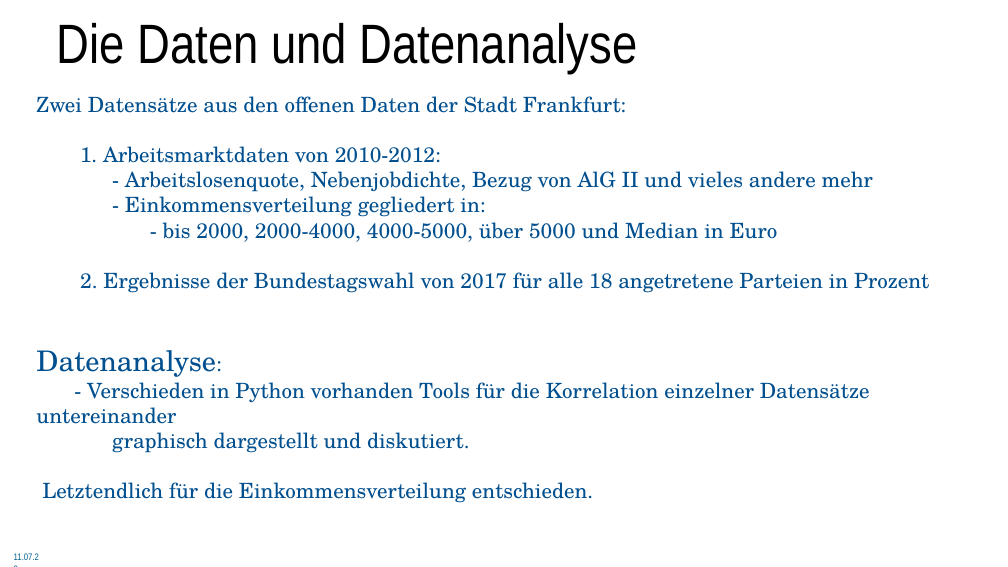
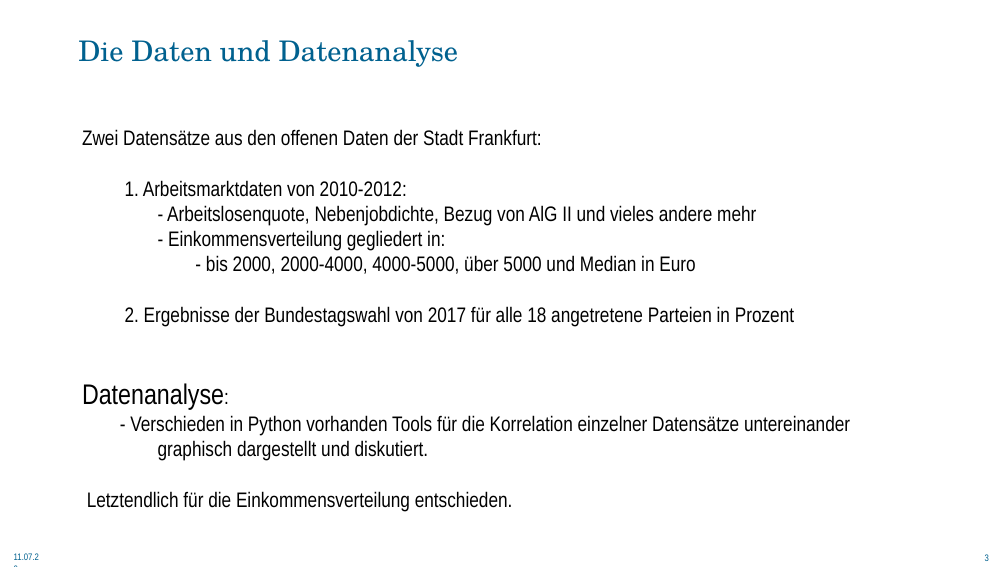
Before and after one commit to 5yntek/DataScienceProject, a slide deck: slide 3 of libreoffice/DataScienceMerge.odp. Drawn at 1008x567 pixels with LibreOffice and Linux fonts; fonts in the diff are those of the drawing; background and template pictures are left out. Boxes give left, top, right and bottom in pixels: in the first picture for what was removed or moved away, otherwise in the second. Text is boxed around its words. In the diff, an @@ line names an element or a change of style, - is before the commit and + after.

```diff
--- a/libreoffice/DataScienceMerge.odp
+++ b/libreoffice/DataScienceMerge.odp
@@ title "Die Daten und Datenanalyse": place and size @@
-title "Die Daten und Datenanalyse" at box(57, 22, 638, 73)
+title "Die Daten und Datenanalyse" at box(78, 40, 459, 67)
@@ title "Die Daten und Datenanalyse" at box(78, 40, 459, 67): size 105.6 to 54 pt, font Arial Narrow to TeX Gyre Schola, text colour #000000 to #00618F; indent changed; less space between paragraphs @@
@@ text "Zwei Datensätze aus den offenen ...": place and size @@
-text "Zwei Datensätze aus den offenen ..." at box(36, 96, 929, 503)
+text "Zwei Datensätze aus den offenen ..." at box(82, 129, 850, 512)
@@ text "Zwei Datensätze aus den offenen ..." at box(82, 129, 850, 512): font TeX Gyre Schola to Arial Narrow, text colour #004F8F to #000000; more space between paragraphs @@
@@ page number added at box(985, 554, 989, 561), 18 pt, text #00618F @@
+3
```
Also in this commit, not shown: 6 other slides changed.
